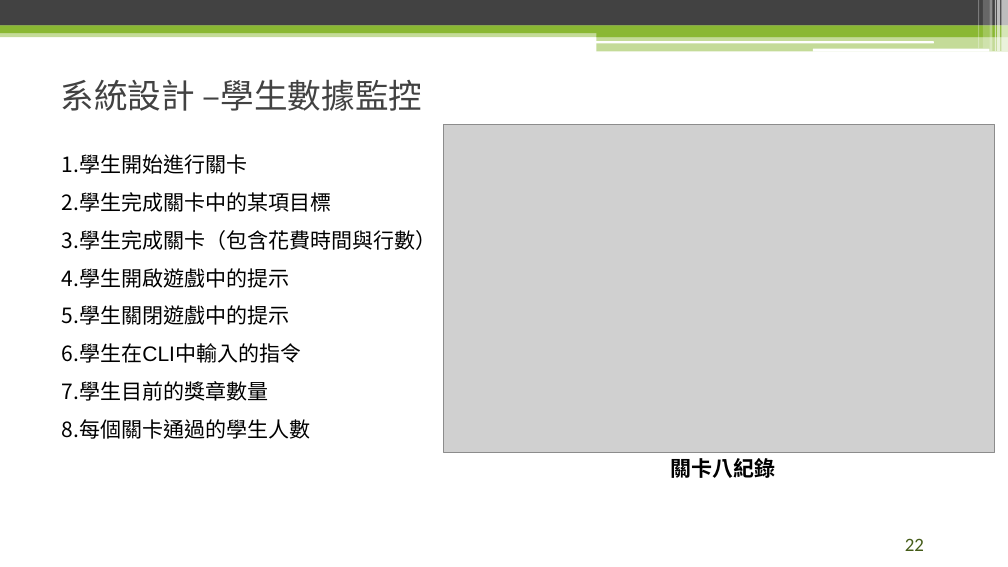
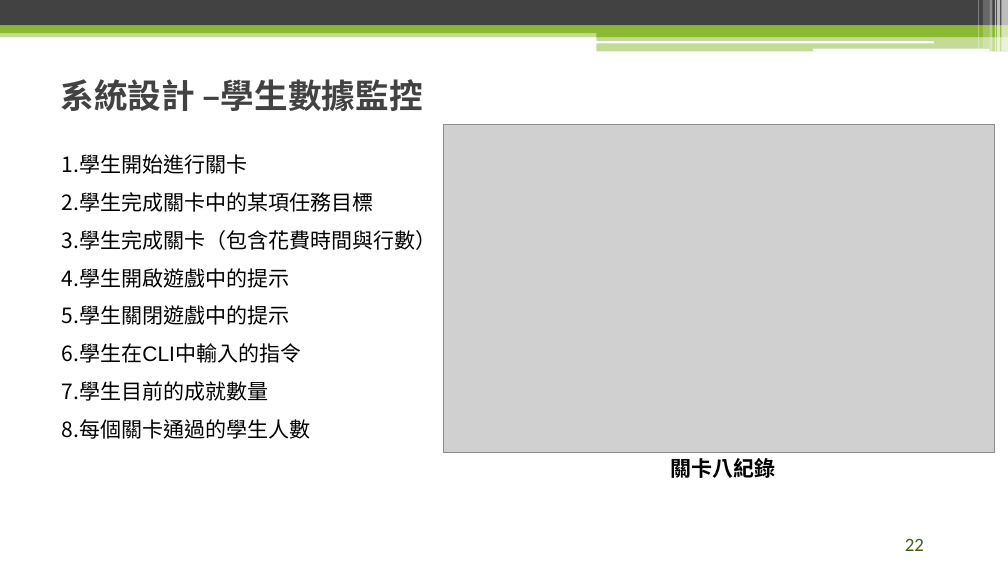
Before and after one commit to raknza/Master-Thesis, a slide deck: slide 22 of 論文口試.pptx. Drawn at 1008x567 pixels with LibreOffice and Linux fonts; fonts in the diff are those of the drawing; grey boxes stand for pictures; background and template pictures are left out. Boxes give left, top, right and bottom in pixels: in the first picture for what was removed or moved away, otherwise in the second. Text is boxed around its words. In the diff, an @@ line names an element or a change of style, - is before the commit and + after.

```diff
--- a/論文口試.pptx
+++ b/論文口試.pptx
@@ text "系統設計 –學生數據監控" at box(60, 79, 423, 111): bold on @@
@@ text at box(62, 192, 374, 212): text changed @@
-2. 學生完成關卡中的某項目標
+2. 學生完成關卡中的某項任務目標
@@ text at box(62, 381, 269, 401): text changed @@
-7. 學生目前的獎章數量
+7. 學生目前的成就數量
```
Also in this commit, not shown: 26 other slides changed, 4 slides added, 3 other files.
